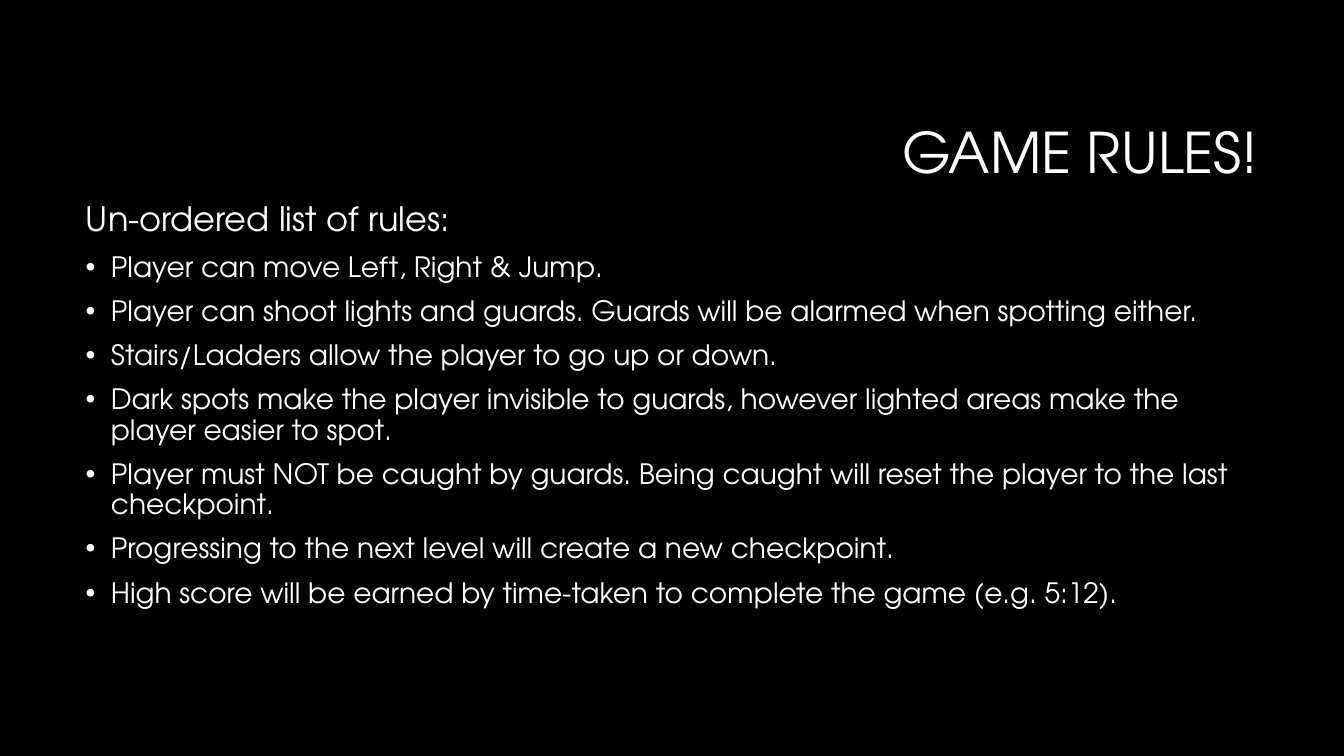
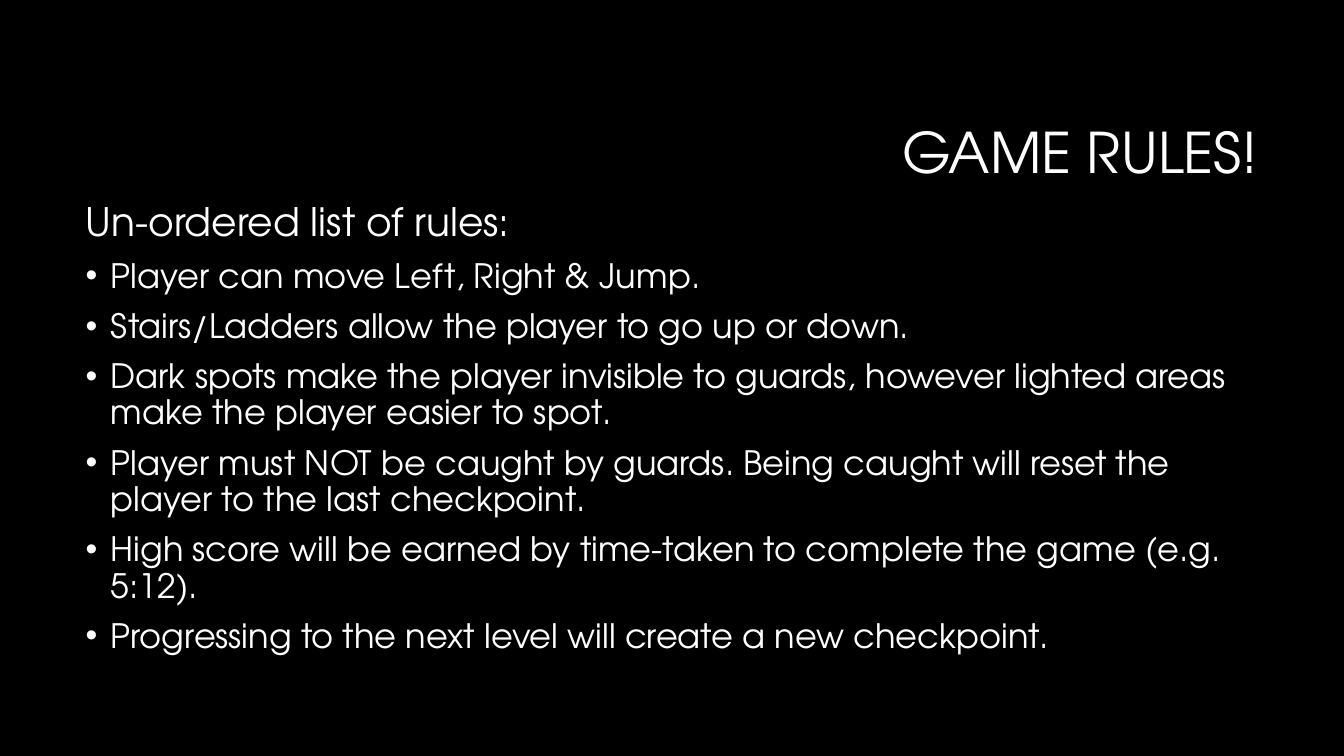
Before and after one commit to JoshuaPetherick/NSG, a slide deck: slide 4 of PresentationDraft.pptx (slide 3 before the commit). Drawn at 1344x756 pixels with LibreOffice and Linux fonts; fonts in the diff are those of the drawing; background and template pictures are left out. Boxes give left, top, right and bottom in pixels: in the first picture for what was removed or moved away, otherwise in the second. Text is boxed around its words. In the diff, an @@ line names an element or a change of style, - is before the commit and + after.

```diff
--- a/PresentationDraft.pptx
+++ b/PresentationDraft.pptx
@@ text at (86, 207, 1226, 656): size 24 to 28 pt in "Un-ordered list of rules:"; size 20 to 24 pt in "Player can move Left, Right & Jump.", "Stairs/Ladders allow the player to go up ...", "Dark spots make the player invisible to ...", "Player must NOT be caught by guards. ..." and 1 more places @@
@@ text at (111, 300, 1197, 327): paragraph removed @@
-• Player can shoot lights and guards. Guards will be alarmed when spotting either.
@@ text at (111, 536, 1220, 606): paragraph added @@
+• High score will be earned by time-taken to complete the game (e.g. 5:12).
@@ text at (111, 582, 1117, 609): paragraph removed @@
-• High score will be earned by time-taken to complete the game (e.g. 5:12).
```
Also in this commit, not shown: 4 other slides changed.
